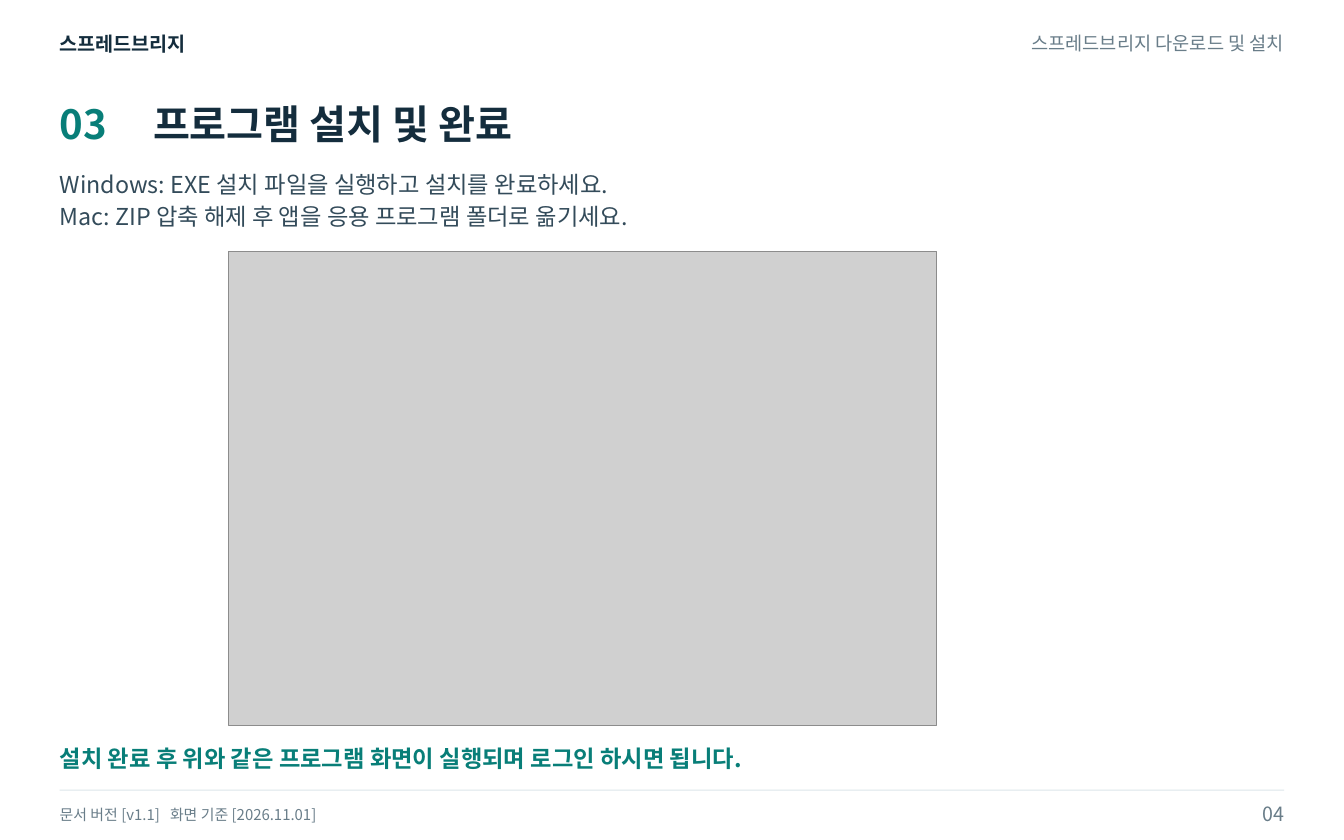
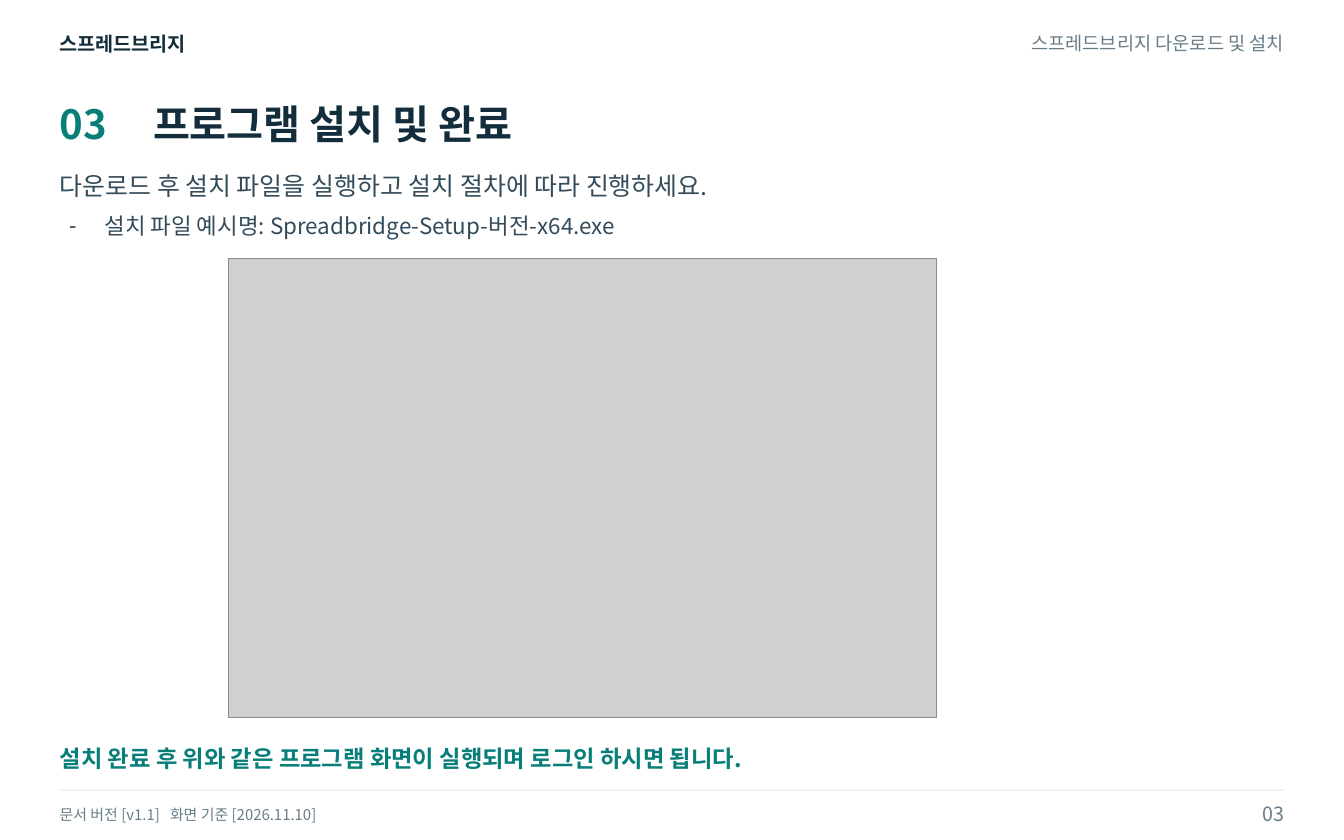
Before and after one commit to thespreadbridge/spreadbridge-frontend, a slide deck: slide 5 of public/manuals/v1.1/install/install-guide-v1.1.pptx (slide 4 before the commit). Drawn at 1344x840 pixels with LibreOffice and Linux fonts; fonts in the diff are those of the drawing; grey boxes stand for pictures. Boxes give left, top, right and bottom in pixels: in the first picture for what was removed or moved away, otherwise in the second. Text is boxed around its words. In the diff, an @@ line names an element or a change of style, - is before the commit and + after.

```diff
--- a/public/manuals/v1.1/install/install-guide-v1.1.pptx
+++ b/public/manuals/v1.1/install/install-guide-v1.1.pptx
@@ text at [60,174,708,239]: text changed; size 18.8 to 18 pt @@
-Windows: EXE 설치 파일을 실행하고 설치를 완료하세요.
-Mac: ZIP 압축 해제 후 앱을 응용 프로그램 폴더로 옮기세요.
+다운로드 후 설치 파일을 실행하고 설치 절차에 따라 진행하세요.
+– 설치 파일 예시명: Spreadbridge-Setup-버전-x64.exe
@@ picture: place and size @@
-picture at [228,251,936,725]
+picture at [228,259,936,718]
@@ text at [60,807,317,823]: text changed @@
-문서 버전 [v1.1] 화면 기준 [2026.11.01]
+문서 버전 [v1.1] 화면 기준 [2026.11.10]
@@ text at [1263,806,1285,821]: text changed @@
-04
+03
```
Also in this commit, not shown: 3 other slides changed, 1 slide added, 10 other files.
